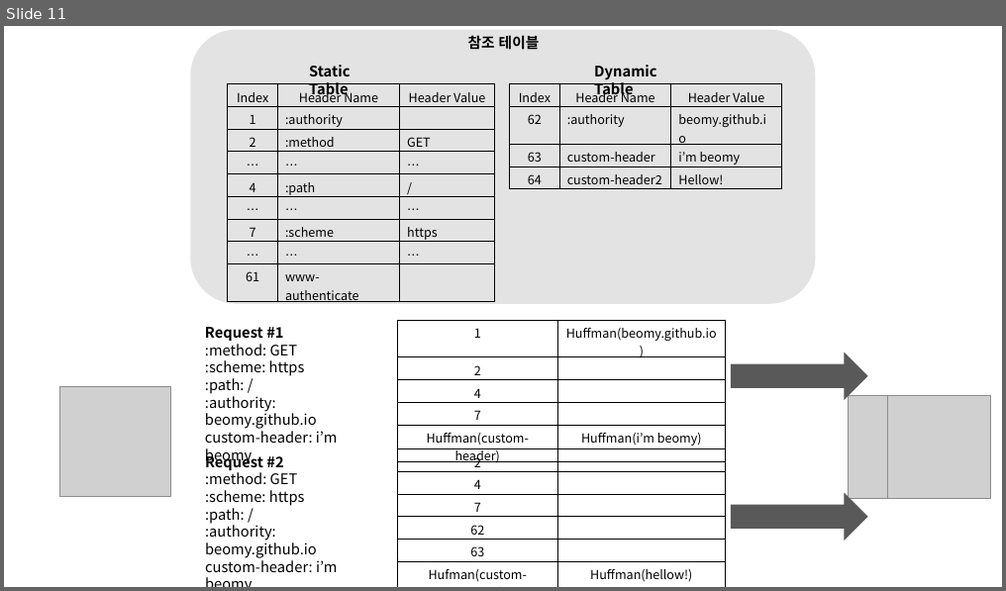
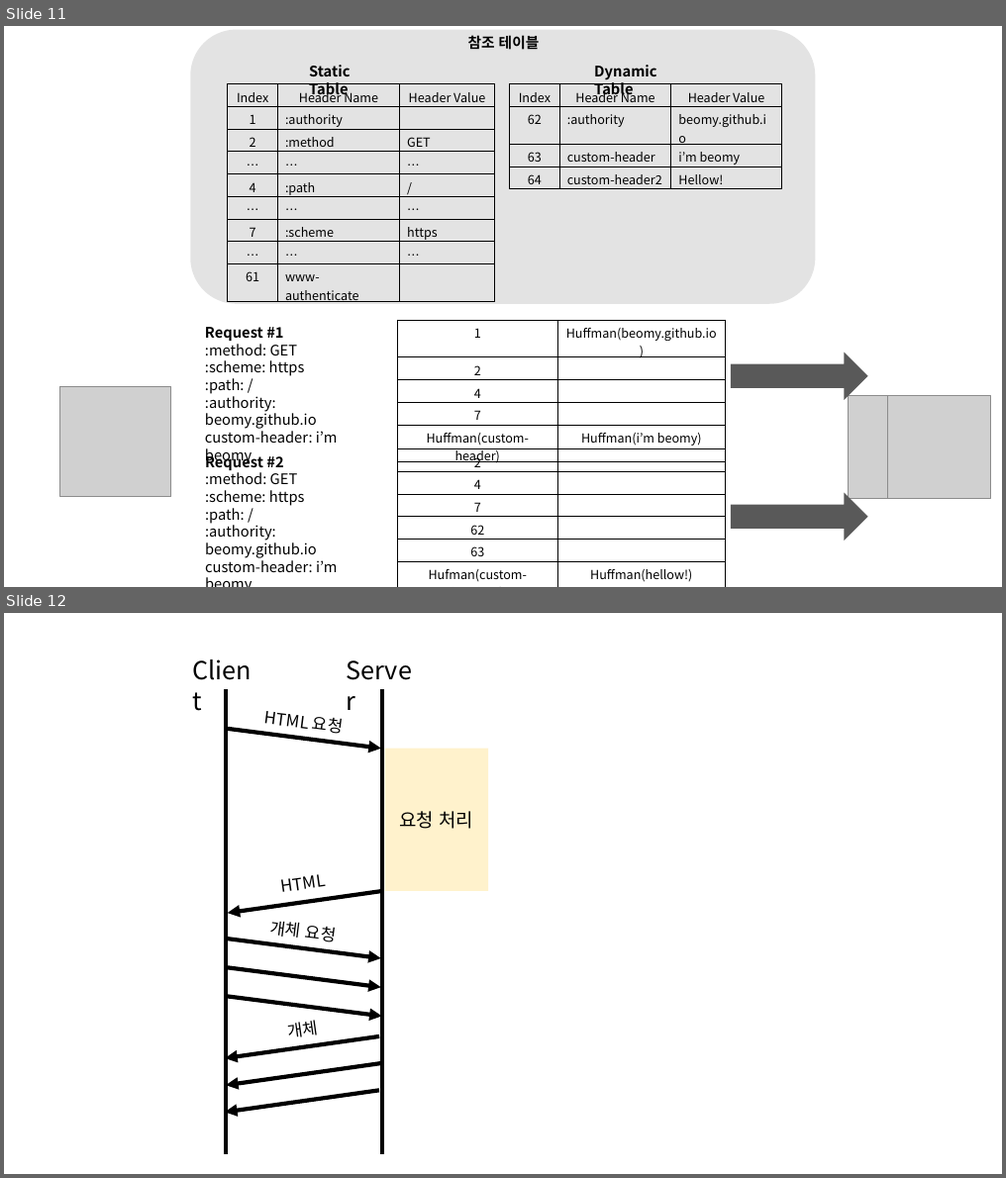
Before and after one commit to beomy/beomy.github.io, a slide deck: static/assets/img/posts/etc/http-version.pptx. Shown one above the other, each under a label of ours: slide 11 before the commit, slides 11 and 12 after it. The pictures are 1006x591 and 1006x1178 pixels, drawn with LibreOffice and Linux fonts; fonts in the diff are those of the drawing; grey boxes stand for pictures. Boxes give left, top, right and bottom in pixels: in the first picture for what was removed or moved away, otherwise in the second. Text is boxed around its words. In the diff, an @@ line names an element or a change of style, - is before the commit and + after.

```diff
--- a/static/assets/img/posts/etc/http-version.pptx
+++ b/static/assets/img/posts/etc/http-version.pptx
@@ slide 12 added at <box>4,613,1002,1174</box>, background #FFFFFF @@
@@ group added at <box>185,652,488,1155</box>: 8 arrows, 6 texts, 2 lines, 1 rectangle @@
+HTML 요청
+Client
+Server
+요청 처리
+HTML
+개체 요청
+개체
```
Also in this commit, not shown: 1 other slide added, 4 other files.
